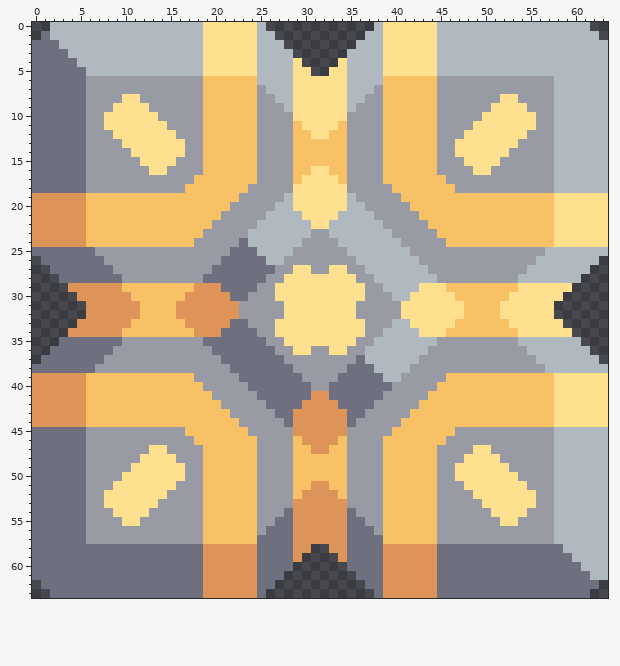
File history of a pixel-art sprite, sprites/blocks/power/galvanic_generator.png. Above, as it was before the edit.
The file is 64x64 pixels.
After the commit:
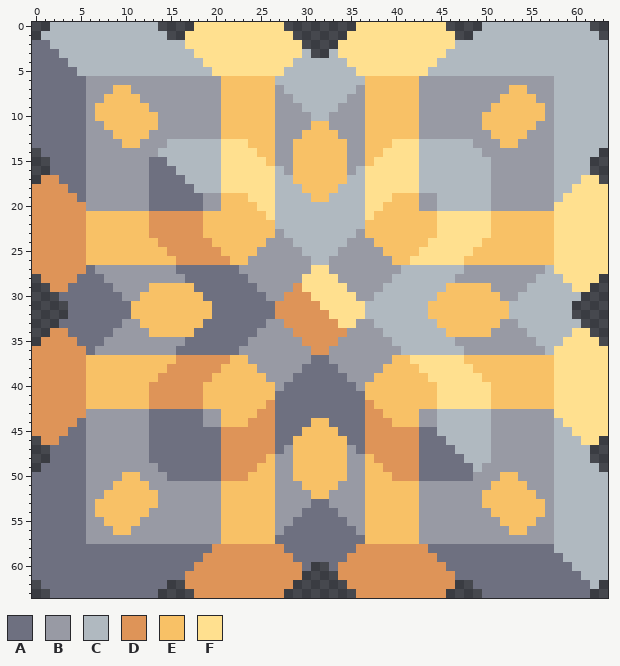
Palette (. is transparent): A #6e7080  B #989aa4  C #b0b9c0  D #de9458  E #f8c166  F #ffe08f
The edit:
Changed rows in their new state; - is an unchanged pixel.
first column x 0:
 0 --------------....F------FFF--------FFF------F....--------------
 1 -C-------------..FF------FFFF------FFFF------FF..---------------
 2 --C--------------FF------FFFFF----FFFFF------FF-----------------
 3 ---C--------------F------FFFFFC--CFFFFF------F------------------
 4 ----C--------------------FFFFCCCCCCFFFF-------------------------
 5 -----C-------------C-----FFF-CCCCCC-FFF-----C-------------------
 6 -------------------BB----EE--CCCCCC--EE----BB-------------------
 7 ---------EE--------BB----EEB-CCCCCC-BEE----BB--------EE---------
 8 --------EEEE-------BB----EEBBCCCCCCBBEE----BB-------EEEE--------
 9 -------EEEEEE------BB----EE-BBCCCCBB-EE----BB------EEEEEE-------
10 -------EEEEEEE-----BB----EE--BBCCBB--EE----BB-----EEEEEEE-------
11 --------EEEEEEB----BB----EE--BBEEBB--EE----BB----BEEEEEE--------
12 ---------EEEEBBB---BB----EE--B-EE-B--EE----BB---BBBEEEE---------
13 ----------EEBBBCCCCCCFFF-EE----------EE-FFFCCCCCCBBBEE----------
14 .----------BBBCCCCCCCFFFFEE----------EEFFFFCCCCCCCBBB----------.
15 ..----------BAACCCCCCFFFFFE----------EFFFFFCCCCCCCCB----------..
16 ..-----------AAACCCCCFFFFFFC---EE---CFFFFFFCCCCCCCC-----------..
17 .DD----------AAAACCCCFFFFFFCC-EEEE-CCFFFFFFCCCCCCCC----------FF.
18 DDDD---------AAAAACCCFFFFFFCCCEEEECCCFFFFFFCCCCCCCC---------FFFF
19 -----ABBBBBBBAAAAAABB--EFFFC-CCEECC-CFFFE--BBCCCCCCBBBBBBBC-----
20 ------BBBBBBBAAAAAABB-EEEFF--CCCCCC--FFEEE-BBCCCCCCBBBBBBB------
21 -------------DDDDDD--EEEEEF---CCCC---FEEEEE--FFFFFF-------------
22 -------------DDDDDD-EEEEEEE----CC----EEEEEEE-FFFFFF-------------
23 -------------DDDDDDEEEEEEEEB---CC---BEEEEEEEEFFFFFF-------------
24 --------------DDDDDDEEEEEEBBB-CCCC-BBBEEEEEEFFFFFF--------------
25 DDDDDDEEEEEEEEEDDDDDDEEEEBBBB-CCCC-BBBBEEEEFFFFFFEEEEEEEEEFFFFFF
26 DDDDDDEEEEEEEEEEDDDDDDEEBBBB---CC---BBBBEEFFFFFFEEEEEEEEEEFFFFFF
27 DDDDDD-BB-------AAAA---BBBB--BBFFBB--BBBB---CCCC-------BB-FFFFFF
28 -DDDD---BB-------AA-----BB--BB----BB--BB-----CC-------BB---FFFF-
29 --DDAAAAABBBB-----AAA------BBD-----BB------CCC-----BBBBCCCCCFF--
30 ---AAAAAAABB-----EEAAA--AA-BDDD-----B-CC--CCCEE-----BBCCCCCCC---
31 ----AAAAAAAE----EEEEAAAAAAADDDDD----FCCCCCCCEEEE----ECCCCCCC----
32 ----AAAAAAAE----EEEEAAAAAAADDDDDD---FCCCCCCCEEEE----ECCCCCCC----
33 ---AAAAAAABB-----EEAAA--AA-BDDDDDD--B-CC--CCCEE-----BBCCCCCCC---
34 --DDAAAAABBBB-----AAA------BBDDDDDDBB------CCC-----BBBBCCCCCFF--
35 -DDDD---BB-------AA-----BB--BBDDDDBB--BB-----CC-------BB---FFFF-
36 DDDDDD-BB-------AAAA---BBBB--BBDDBB--BBBB---CCCC-------BB-FFFFFF
37 DDDDDDEEEEEEEEEEDDDDDDEEBBBB---AA---BBBBEEFFFFFFEEEEEEEEEEFFFFFF
38 DDDDDDEEEEEEEEEDDDDDDEEEEBBBB-AAAA-BBBBEEEEFFFFFFEEEEEEEEEFFFFFF
39 --------------DDDDDDEEEEEEBBB-AAAA-BBBEEEEEEFFFFFF--------------
40 -------------DDDDDDEEEEEEEEB---AA---BEEEEEEEEFFFFFF-------------
41 -------------DDDDDD-EEEEEEE----AA----EEEEEEE-FFFFFF-------------
42 -------------DDDDDD--EEEEED---AAAA---DEEEEE--FFFFFF-------------
43 ------BBBBBBBAAAAAABB-EEEDD--AAAAAA--DDEEE-BBCCCCCCBBBBBBB------
44 -----ABBBBBBBAAAAAABB--EDDDA-AAEEAA-ADDDE--BBCCCCCCBBBBBBBC-----
45 DDDD---------AAAAAAAADDDDDDAAAEEEEAAADDDDDDAACCCCCC---------FFFF
46 .DD----------AAAAAAAADDDDDDAA-EEEE-AADDDDDDAAACCCCC----------FF.
47 ..-----------AAAAAAAADDDDDDA---EE---ADDDDDDAAAACCCC-----------..
48 ..----------BAAAAAAAADDDDDE----------EDDDDDAAAAACCCB----------..
49 .----------BBBAAAAAAADDDDEE----------EEDDDDAAAAAACBBB----------.
50 ----------EEBBBAAAAAADDD-EE----------EE-DDDAAAAAABBBEE----------
51 ---------EEEEBBB---BB----EE--B-EE-B--EE----BB---BBBEEEE---------
52 --------EEEEEEB----BB----EE--BBEEBB--EE----BB----BEEEEEE--------
53 -------EEEEEEE-----BB----EE--BBAABB--EE----BB-----EEEEEEE-------
54 -------EEEEEE------BB----EE-BBAAAABB-EE----BB------EEEEEE-------
55 --------EEEE-------BB----EEBBAAAAAABBEE----BB-------EEEE--------
56 ---------EE--------BB----EEB-AAAAAA-BEE----BB--------EE---------
57 -------------------BB----EE--AAAAAA--EE----BB-------------------
58 -------------------A-----DDD-AAAAAA-DDD-----A-------------C-----
59 -------------------------DDDDAAAAAADDDD--------------------C----
60 ------------------D------DDDDDA--ADDDDD------D--------------C---
61 -----------------DD------DDDDD----DDDDD------DD--------------C--
62 ---------------..DD------DDDD------DDDD------DD..-------------C-
63 --------------....D------DDD--------DDD------D....--------------
